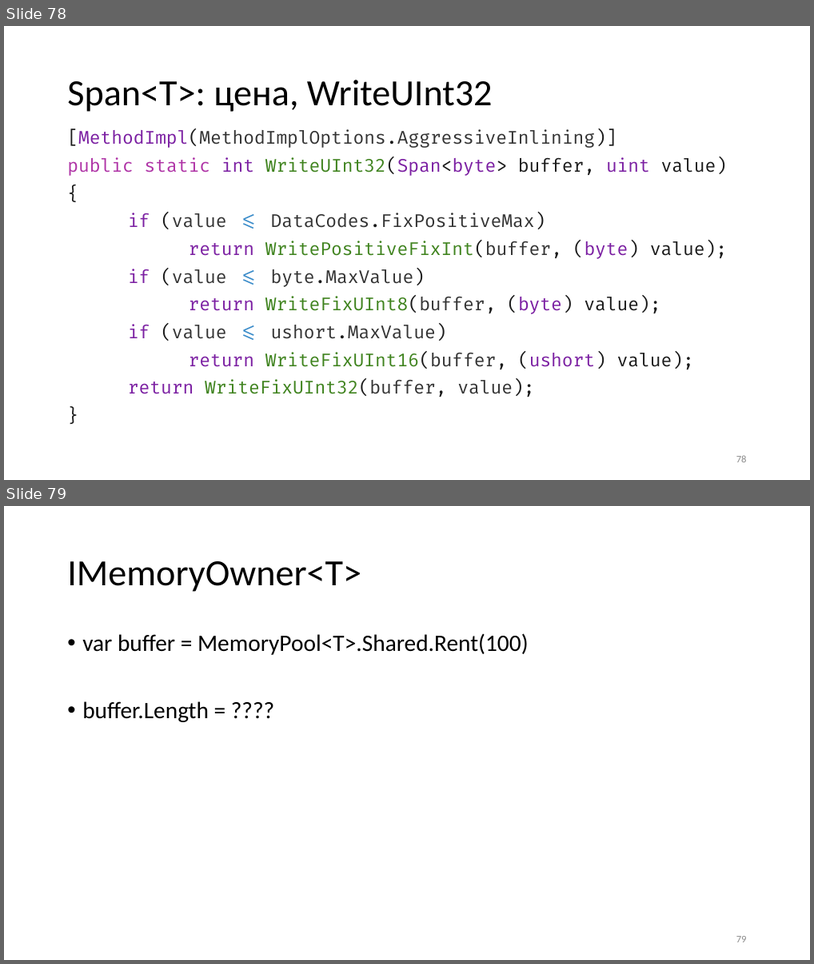
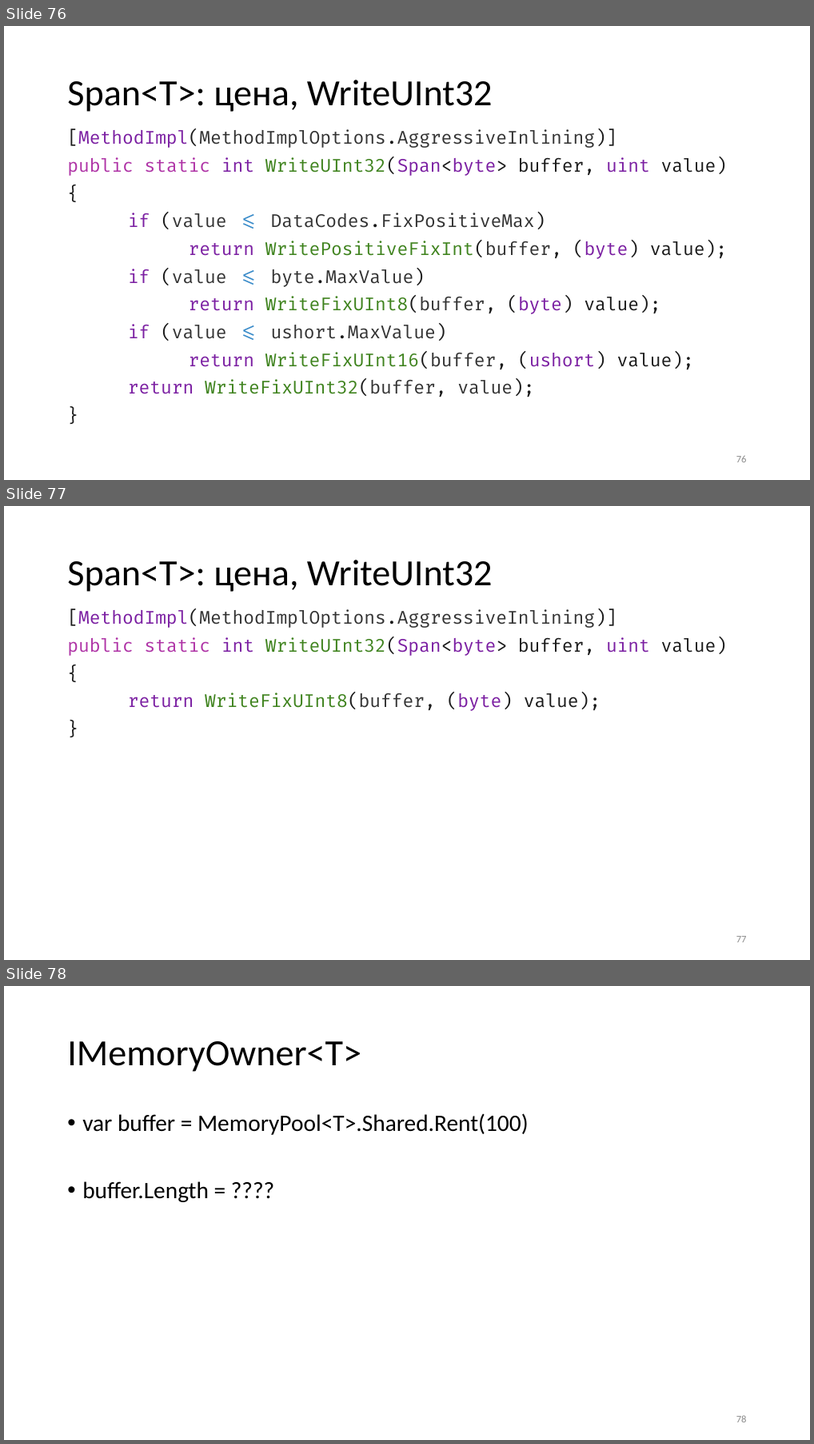
Before and after one commit to aensidhe/presentations, a slide deck: 2018/09/dotnext/Использование Tarantool в .NET-проектах.pptx. Shown one above the other, each under a label of ours: slides 78 and 79 before the commit, slides 76, 77 and 78 after it. The pictures are 814x964 and 814x1444 pixels, drawn with LibreOffice and Linux fonts; fonts in the diff are those of the drawing; background and template pictures are left out. Boxes give left, top, right and bottom in pixels: in the first picture for what was removed or moved away, otherwise in the second. Text is boxed around its words. In the diff, an @@ line names an element or a change of style, - is before the commit and + after.

```diff
--- a/2018/09/dotnext/Использование Tarantool в .NET-проектах.pptx
+++ b/2018/09/dotnext/Использование Tarantool в .NET-проектах.pptx
@@ slide 77 added at [4,506,810,960], background #FFFFFF @@
@@ title added at [67,560,493,592], 33 pt, text #000000 @@
+Span<T>: цена, WriteUInt32
@@ text added at [67,609,727,711], 16 pt, text #333333 @@
+[MethodImpl(MethodImplOptions.AggressiveInlining)]
+public static int WriteUInt32(Span<byte> buffer, uint value)
+{
+return WriteFixUInt8(buffer, (byte) value);
+}
@@ page number added at [737,936,747,942], 9 pt, text #8C8C8C @@
+77
@@ what was slide 78 is now slide 76 @@
@@ what was slide 79 is now slide 78 @@
```
Also in this commit, not shown: 8 slides changed, 1 other slide added, 4 slides removed.
